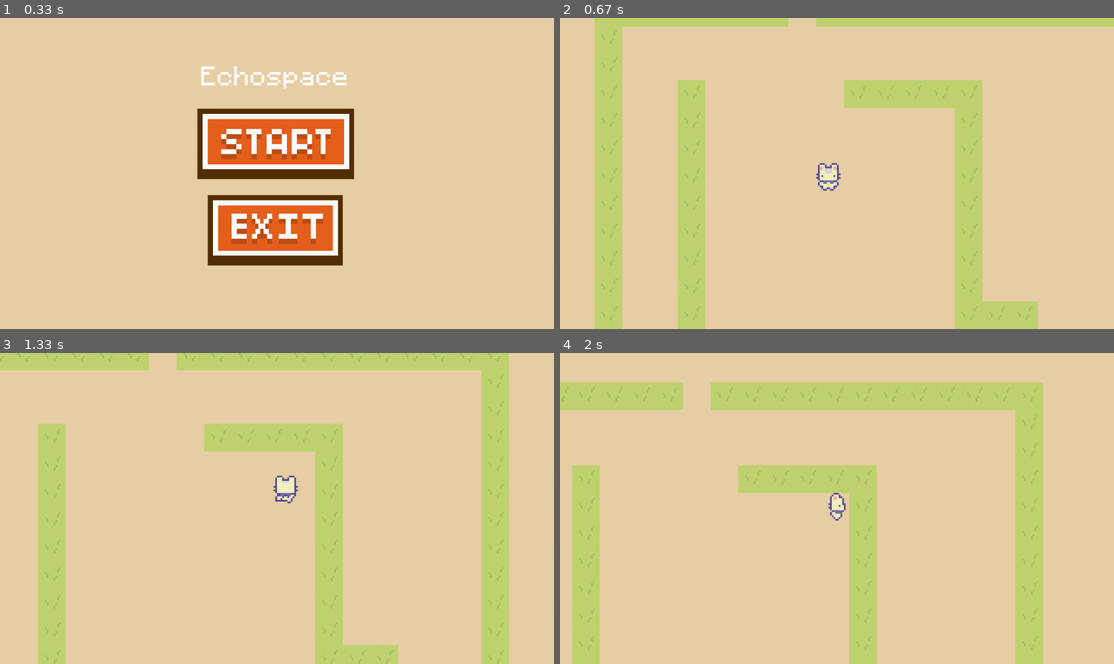
Above: before the commit, frames 1-4 (two rows, left to right).
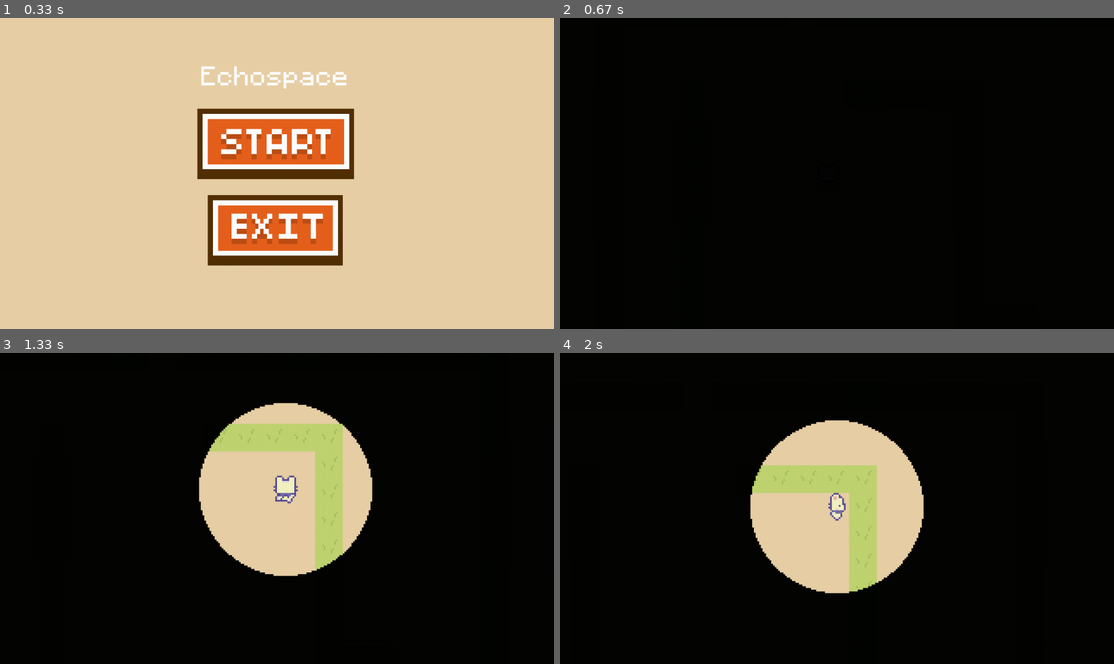
Above: after the commit, the same moments.

Repository: SushiOnToast/pygame-community-spring-jam-2025
Game: pygame game, started from code/main.py
Two runs of this game, one before a commit and one after it. Both use one fixed random seed, a clock stepped at 60 frames per second and the inputs below.
Inputs (mouse positions are in pixels of both pictures, inside the frame that each line leads up to):
- Up to frame 1 (0.33 s): no input
- Up to frame 2 (0.67 s): click (837, 142) at 0.38 s
- Up to frame 3 (1.33 s): hold D 0.67-1.13 s; move the mouse to (254, 520) at 0.7 s; hold W from 1.17 s (still down); tap Space at 1.23 s
- Up to frame 4 (2 s): release W at 1.47 s; hold D 1.5-1.97 s; tap Space at 1.57, 1.87 s

Frame 1 is identical in both runs. In frame 2, 100% of the frame differs, in the area x 0-100%, y 0-100%; in frame 3, 87%; in frame 4, 87%.

Commit message:
fix graphics imports

Diff:
--- a/code/main.py
+++ b/code/main.py
@@ -11,14 +11,14 @@
 pygame.display.set_caption("Pygame Spring Gamejam")
 
 # Font
-font = pygame.font.Font('graphics/font/Minecraftia-Regular.ttf', 50)
+font = pygame.font.Font('../graphics/font/Minecraftia-Regular.ttf', 50)
 
 # Colors
 TEXT_COL = (255, 255, 255)
 
 # Load button images
-start_img = pygame.image.load("graphics/button/start_btn.png").convert_alpha()
-exit_img = pygame.image.load("graphics/button/exit_btn.png").convert_alpha()
+start_img = pygame.image.load("../graphics/button/start_btn.png").convert_alpha()
+exit_img = pygame.image.load("../graphics/button/exit_btn.png").convert_alpha()
 
 # Create button instances
 start_button = button.Button(456, 210, start_img, 1.3)
--- a/code/settings.py
+++ b/code/settings.py
@@ -14,7 +14,7 @@
 COLORKEY = "#00ff00"
 
 # debug
-TESTING_OVERLAY = False
+TESTING_OVERLAY = True
 
 WORLD_MAP = [
     [
